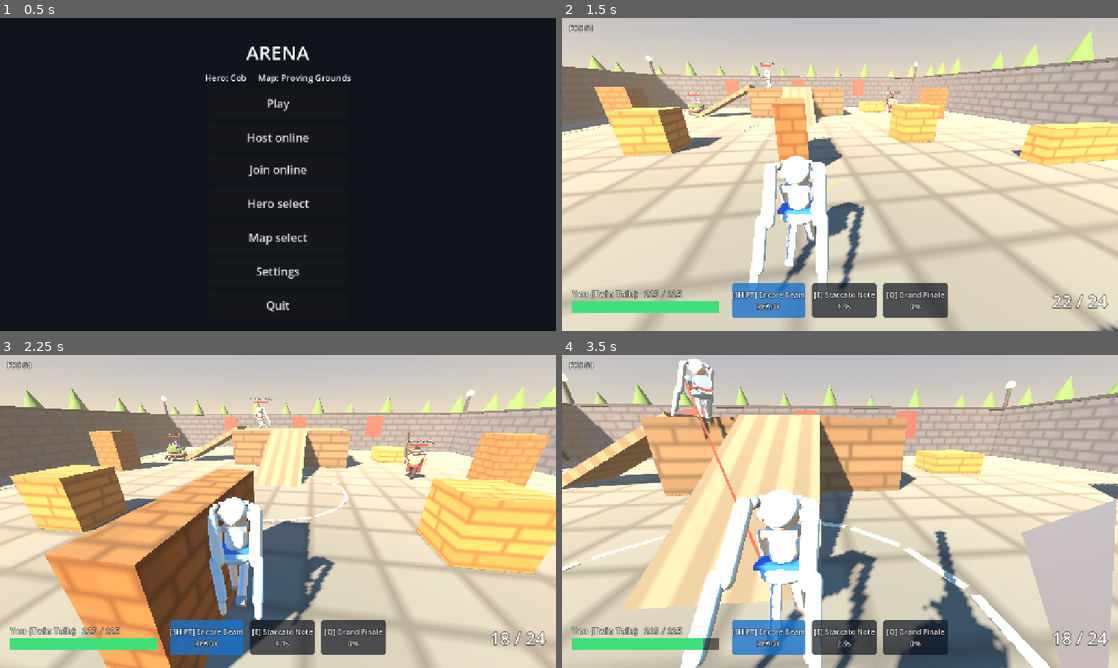
Above: before the commit, frames 1-4 (two rows, left to right).
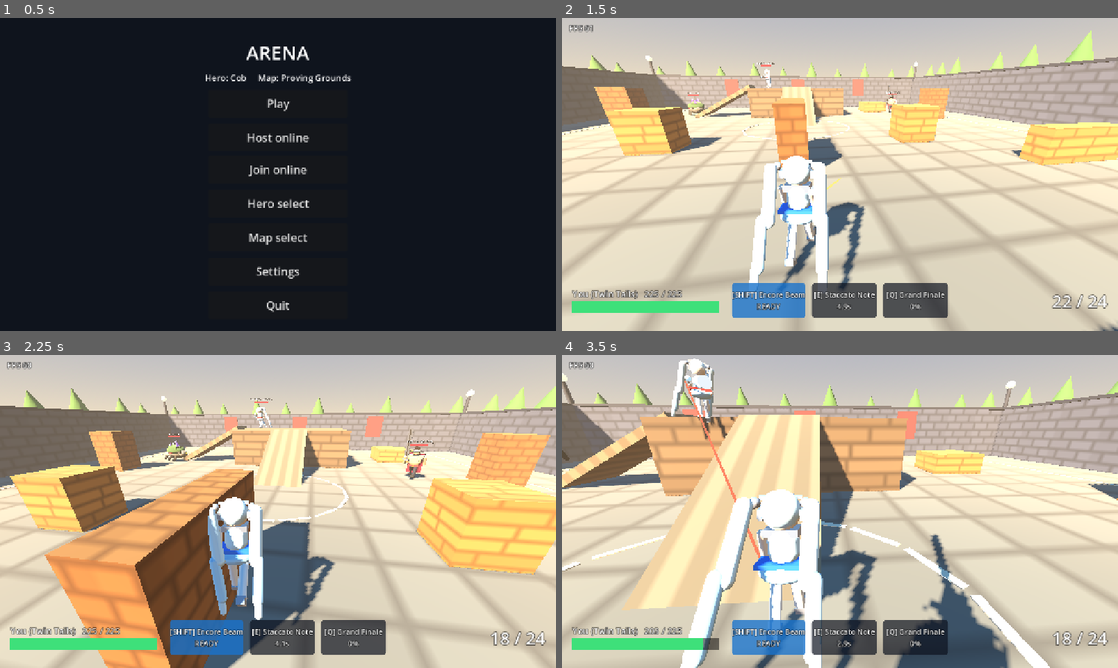
Above: after the commit, the same moments.

Repository: AvocadoFlour/arena
Game: Godot game, scene res://src/main.tscn
The game is run twice, just before and just after one commit, with the same random seed, the same clock (stepped at 60 frames per second) and the same inputs.
Inputs (mouse positions are in pixels of both pictures, inside the frame that each line leads up to):
- Up to frame 1 (0.5 s): no input
- Up to frame 2 (1.5 s): click "Play" at 0.5 s; tap Enter at 1.25 s; move the mouse to (867, 174) at 1.27 s; press the mouse at (867, 174) at 1.28 s; hold W (move_forward) from 1.28 s (still down); tap E (ability2) at 1.35 s
- Up to frame 3 (2.25 s): keep holding W (move_forward); tap Space (jump) at 1.52, 1.82 s; move the mouse to (250, 511) at 2.02 s; release the mouse at (250, 511) at 2.03 s; click (250, 511) at 2.1 s
- Up to frame 4 (3.5 s): keep holding W (move_forward); tap Space (jump) at 2.27, 2.3, 2.57, 2.85 s; move the mouse to (851, 505) at 2.77 s; tap E (ability2) at 3.05 s

Frame 1 is identical in both runs. In frame 2, 0.1% of the frame differs, in the area x 43-60%, y 21-68%; in frame 3, less than 0.1%; in frame 4, 5.1%, in the area x 22-100%, y 6-100%.

Commit message:
heroes r4: attack visuals (sword swing + side, gun recoil, reload dip, cast flourish) driven only by replicated state (ammo, reloading, ability cds); puppet tests

Diff:
--- a/src/heroes/hero.gd
+++ b/src/heroes/hero.gd
@@ -44,6 +44,13 @@
 var _vis: Node3D                     ## visual root (animated); never affects collision/gameplay
 var _anim_parts: Array = []          ## [node, kind, base_rotation, phase]
 var _anim_t := 0.0
+## Attack-visual state, derived ONLY from replicated fields (weapon.ammo, weapon.reloading(), ability
+## cooldown.remaining) so puppets on clients animate exactly like the host's sim. Client-side only.
+var _anim_ammo := -1                 ## last seen ammo; a drop = shot/swing fired
+var _anim_atk := 0.0                 ## 1 right after a shot/swing -> 0
+var _anim_shots := 0                 ## shots seen (parity alternates the sword swing side)
+var _anim_cds: Dictionary = {}       ## slot -> last seen cooldown.remaining
+var _anim_cast := 0.0                ## 1 right after an ability/ult was used -> 0
 var _team_mats: Array = []
 
 static func from_def(path: String) -> Hero:
@@ -160,11 +167,11 @@
     _vis.rotation.x = lerpf(_vis.rotation.x, lean_x, minf(1.0, dt * 10.0))
     _vis.rotation.z = lerpf(_vis.rotation.z, lean_z, minf(1.0, dt * 10.0))
     # attack: 1 right after a shot/swing -> 0 when the next is allowed
-    var atk := 0.0
-    if weapon and weapon.fire_interval > 0.0:
-        atk = clampf(weapon._shot_cd / weapon.fire_interval, 0.0, 1.0)
+    _track_attack_state(dt)
+    var atk := _anim_atk
     var melee := String(def.get("primary", {}).get("type", "hitscan")) == "melee"
-    var combo_side := 1.0 if combo_step % 2 == 0 else -1.0
+    var combo_side := 1.0 if _anim_shots % 2 == 1 else -1.0
+    var reload_droop := 0.35 if weapon and weapon.reloading() and not melee else 0.0
     for a in _anim_parts:
         var n: Node3D = a[0]
         var base: Vector3 = a[2]
@@ -178,10 +185,10 @@
             "weapon":
                 if melee:
                     var sw := sin(atk * PI)   # 0 -> 1 -> 0 over the swing
-                    r.x = base.x - sw * 1.4 + (atk - 0.5) * 0.4
+                    r.x = base.x - sw * 1.4 + (atk - 0.5) * 0.4 * sw
                     r.y = base.y + sw * 0.9 * combo_side
                 else:
-                    r.x = base.x + atk * 0.18   # recoil kick
+                    r.x = base.x + atk * 0.18 + reload_droop   # recoil kick; dips while reloading
             "leg_l":
                 r.x = base.x + sin(stride) * 0.6 * minf(run, 1.0) + air * 0.4
             "leg_r":
@@ -189,11 +196,28 @@
             "arm_l":
                 r.x = base.x - sin(stride) * 0.4 * minf(run, 1.0) + sin(_anim_t * 2.2) * 0.04
             "arm_r":
-                r.x = base.x + sin(stride) * 0.4 * minf(run, 1.0) + sin(_anim_t * 2.2 + 1.0) * 0.04
+                r.x = base.x + sin(stride) * 0.4 * minf(run, 1.0) + sin(_anim_t * 2.2 + 1.0) * 0.04 - sin(_anim_cast * PI) * 1.2
             "head":
                 r.x = base.x + sin(_anim_t * 2.2 + 0.5) * 0.04 + fwd * 0.08
                 r.y = base.y + sin(_anim_t * 0.7) * 0.06
         n.rotation = r
+
+## Detects shots and ability casts from replicated state changes (works for auth, predicted and puppet).
+func _track_attack_state(dt: float) -> void:
+    if weapon:
+        var a := weapon.ammo
+        if _anim_ammo >= 0 and a < _anim_ammo:
+            _anim_shots += _anim_ammo - a
+            _anim_atk = 1.0
+        _anim_ammo = a
+        var dur := maxf(minf(weapon.fire_interval, 0.5), 0.1)
+        _anim_atk = maxf(0.0, _anim_atk - dt / dur)
+    for slot in abilities:
+        var rem: float = abilities[slot].cooldown.remaining
+        if _anim_cds.has(slot) and rem > float(_anim_cds[slot]) + 0.05:
+            _anim_cast = 1.0
+        _anim_cds[slot] = rem
+    _anim_cast = maxf(0.0, _anim_cast - dt / 0.35)
 
 func set_team(t: int) -> void:
     team = t
--- a/tests/heroes_test_defs.gd
+++ b/tests/heroes_test_defs.gd
@@ -167,3 +167,71 @@
     h._process(0.5)
     check(tail.rotation != r1, "tail sways while idle")
     h.free()
+
+func _weapon_node(h: Hero) -> Node3D:
+    for a in h._anim_parts:
+        if a[1] == "weapon":
+            return a[0]
+    return null
+
+## Puppet = what a client sees: only snapshot fields are written (as Net._apply_state does), no physics.
+func _puppet(id: String) -> Hero:
+    var h := Hero.from_def("res://src/heroes/%s.json" % id)
+    h.net_role = "puppet"
+    h._process(1.0 / 60.0)   # first frame records the baseline
+    return h
+
+func test_puppet_sword_swing_from_replicated_ammo() -> void:
+    var h := _puppet("the_best")
+    var w := _weapon_node(h)
+    var rest := w.rotation
+    h.weapon.ammo -= 1                # snapshot: one swing happened
+    h._process(0.1)
+    check(w.rotation.x < rest.x - 0.5, "sword swings on puppet (rx %.2f vs %.2f)" % [w.rotation.x, rest.x])
+    var side1 := signf(w.rotation.y - rest.y)
+    for i in 60:
+        h._process(1.0 / 60.0)
+    check(w.rotation.distance_to(rest) < 0.05, "swing settles back to rest")
+    h.weapon.ammo -= 1                # next swing alternates side
+    h._process(0.1)
+    check(signf(w.rotation.y - rest.y) == -side1 and side1 != 0.0, "combo alternates swing side")
+    check(h.combo_step == 0 and h.weapon._shot_cd == 0.0, "no local-only state used/changed")
+    h.free()
+
+func test_puppet_gun_recoil_and_reload_from_replicated() -> void:
+    for id in ["twin_tails", "cob"]:
+        var h := _puppet(id)
+        var w := _weapon_node(h)
+        var rest := w.rotation.x
+        h.weapon.ammo -= 1
+        h._process(0.02)
+        check(w.rotation.x > rest + 0.1, id + ": recoil on puppet")
+        for i in 60:
+            h._process(1.0 / 60.0)
+        near(w.rotation.x, rest, 0.01, id + ": recoil settles")
+        h.weapon._reload_left = 0.01   # as Net._apply_state sets the replicated `reloading` flag
+        h._process(0.02)
+        check(w.rotation.x > rest + 0.2, id + ": weapon dips while reloading")
+        h.weapon._reload_left = 0.0
+        h.free()
+
+func test_puppet_reload_refill_is_not_a_shot() -> void:
+    var h := _puppet("twin_tails")
+    h.weapon.ammo = 0
+    h._process(0.5)
+    for i in 60:
+        h._process(1.0 / 60.0)
+    var shots := h._anim_shots
+    h.weapon.ammo = h.weapon.mag_size   # refill
+    h._process(0.02)
+    check(h._anim_shots == shots and h._anim_atk == 0.0, "ammo increase does not animate")
+    h.free()
+
+func test_puppet_ability_cast_from_replicated_cooldown() -> void:
+    var h := _puppet("cob")
+    h._process(0.02)
+    check(h._anim_cast == 0.0, "idle")
+    h.abilities["ability2"].cooldown.remaining = 12.0   # snapshot: wall just used
+    h._process(0.02)
+    check(h._anim_cast > 0.5, "cast flourish from cooldown jump")
+    h.free()
Not shown, changed: docs/requests/heroes.md
